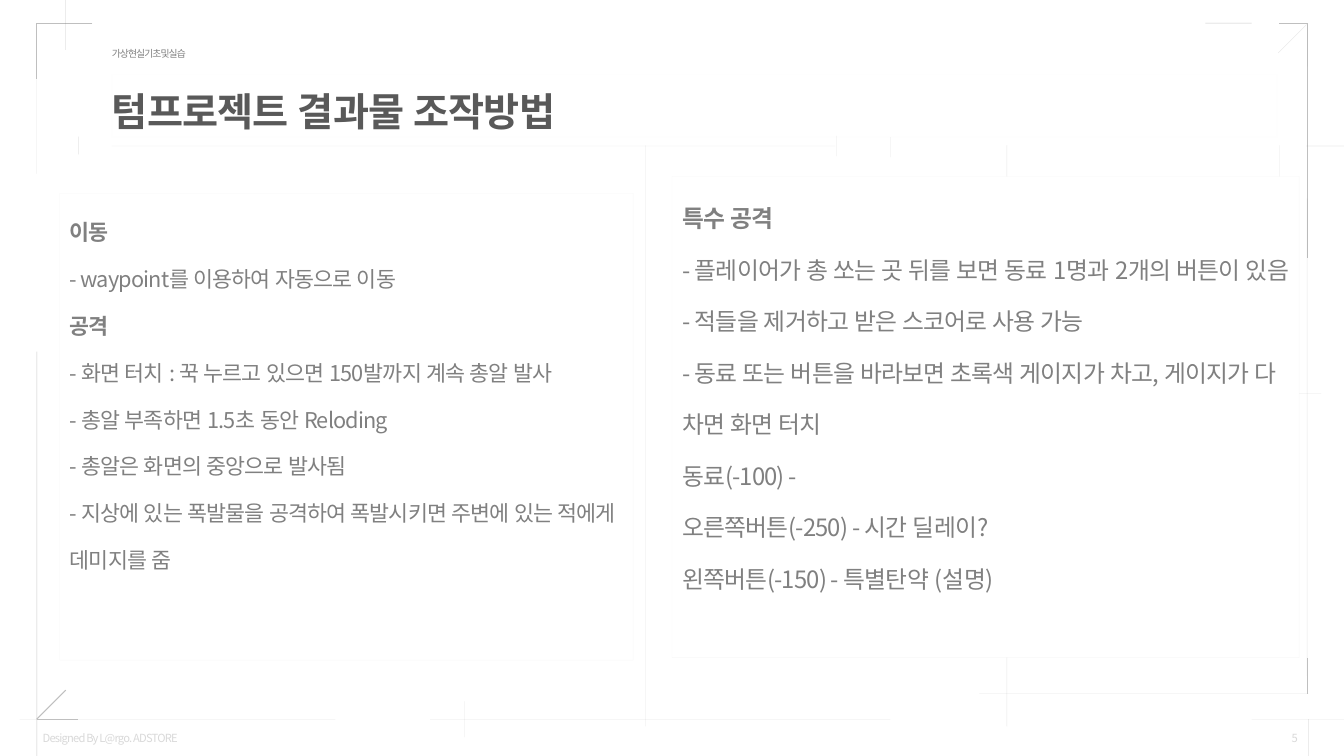
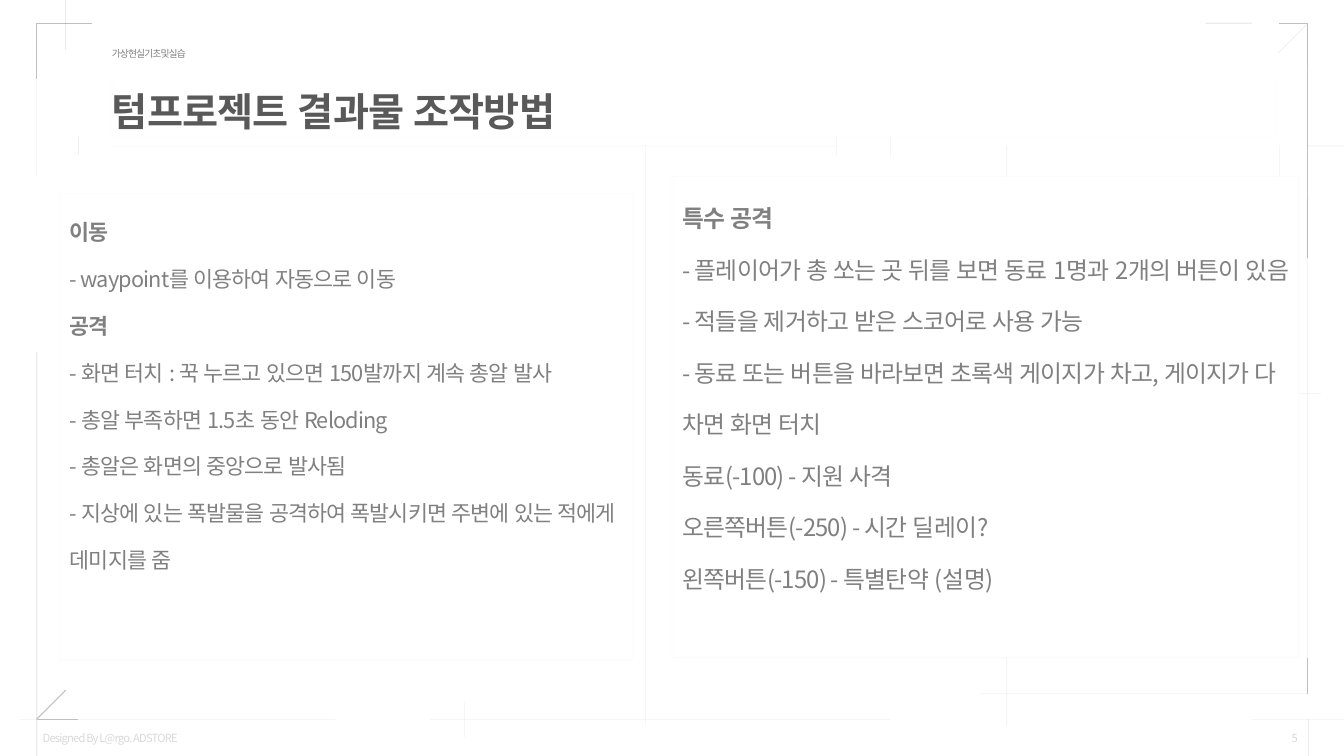
Before and after one commit to Mellow1213/VRProject_2022_1, a slide deck: slide 5 of 텀프로젝트_결과발표_20205220이바다20205262최예찬.pptx. Drawn at 1344x756 pixels with LibreOffice and Linux fonts; fonts in the diff are those of the drawing. Boxes give left, top, right and bottom in pixels: in the first picture for what was removed or moved away, otherwise in the second. Text is boxed around its words. In the diff, an @@ line names an element or a change of style, - is before the commit and + after.

```diff
--- a/텀프로젝트_결과발표_20205220이바다20205262최예찬.pptx
+++ b/텀프로젝트_결과발표_20205220이바다20205262최예찬.pptx
@@ text in rectangle at (682, 465, 893, 490): text changed @@
-동료(-100) -
+동료(-100) - 지원 사격
```
Also in this commit, not shown: 2 other slides changed.
